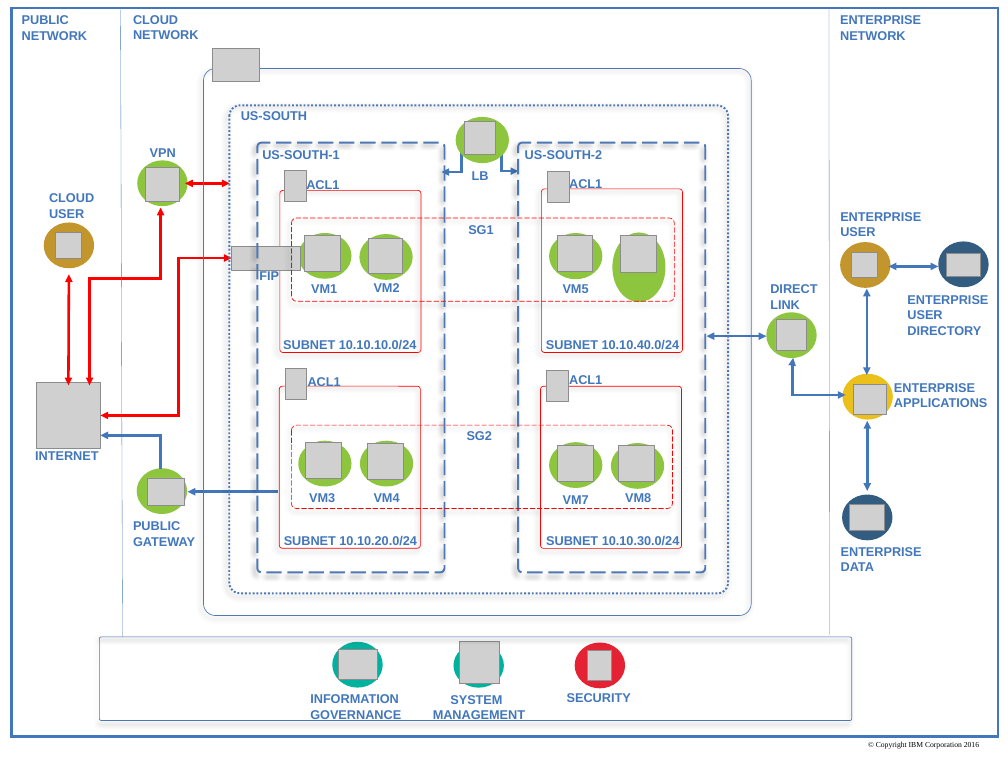
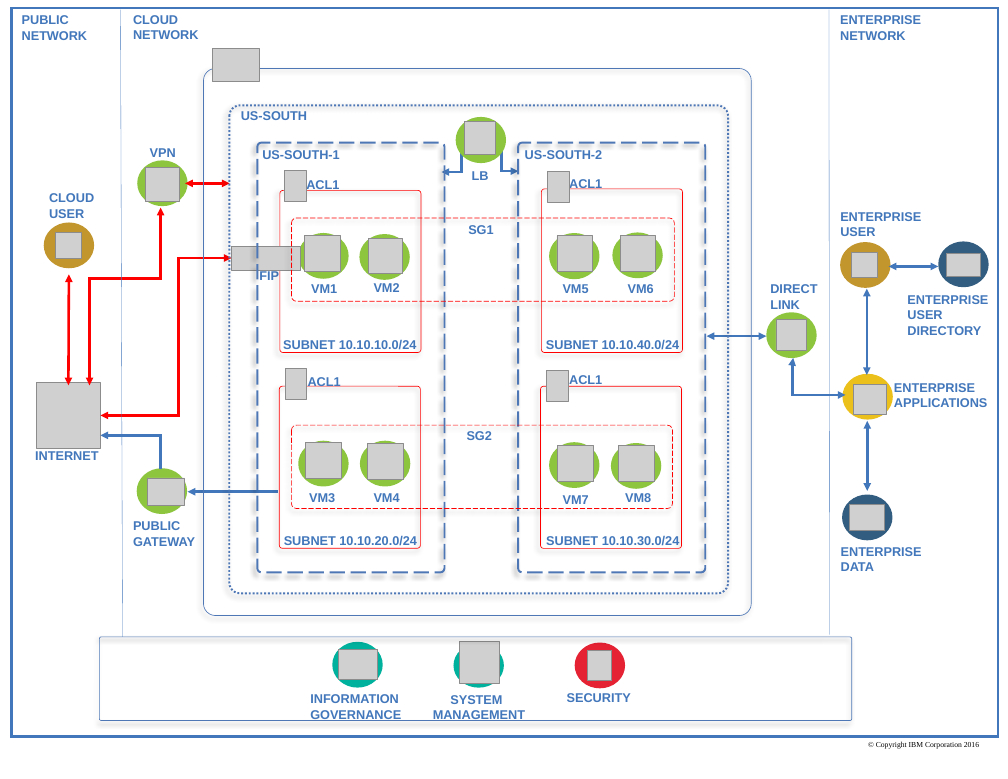
Before and after one commit to ibm-cloud-architecture/ibm-cloud-stencils, a slide deck: slide 2 of powerpoint/templates/VirtualPrivateCloudEditablePPT.pptx. Drawn at 1008x779 pixels with LibreOffice and Linux fonts; fonts in the diff are those of the drawing; grey boxes stand for pictures. Boxes give left, top, right and bottom in pixels: in the first picture for what was removed or moved away, otherwise in the second. Text is boxed around its words. In the diff, an @@ line names an element or a change of style, - is before the commit and + after.

Commit message:
minor

```diff
--- a/powerpoint/templates/VirtualPrivateCloudEditablePPT.pptx
+++ b/powerpoint/templates/VirtualPrivateCloudEditablePPT.pptx
@@ freeform shape: place and size @@
-freeform shape at box(612, 233, 665, 302)
+freeform shape at box(612, 233, 663, 279)
@@ outline redrawn in 8 elements at box(360, 441, 411, 487), box(455, 117, 506, 163), box(549, 233, 599, 279), box(359, 234, 410, 279), box(298, 233, 348, 279), box(298, 441, 348, 487), box(611, 443, 662, 488), box(549, 443, 599, 488) @@
```
